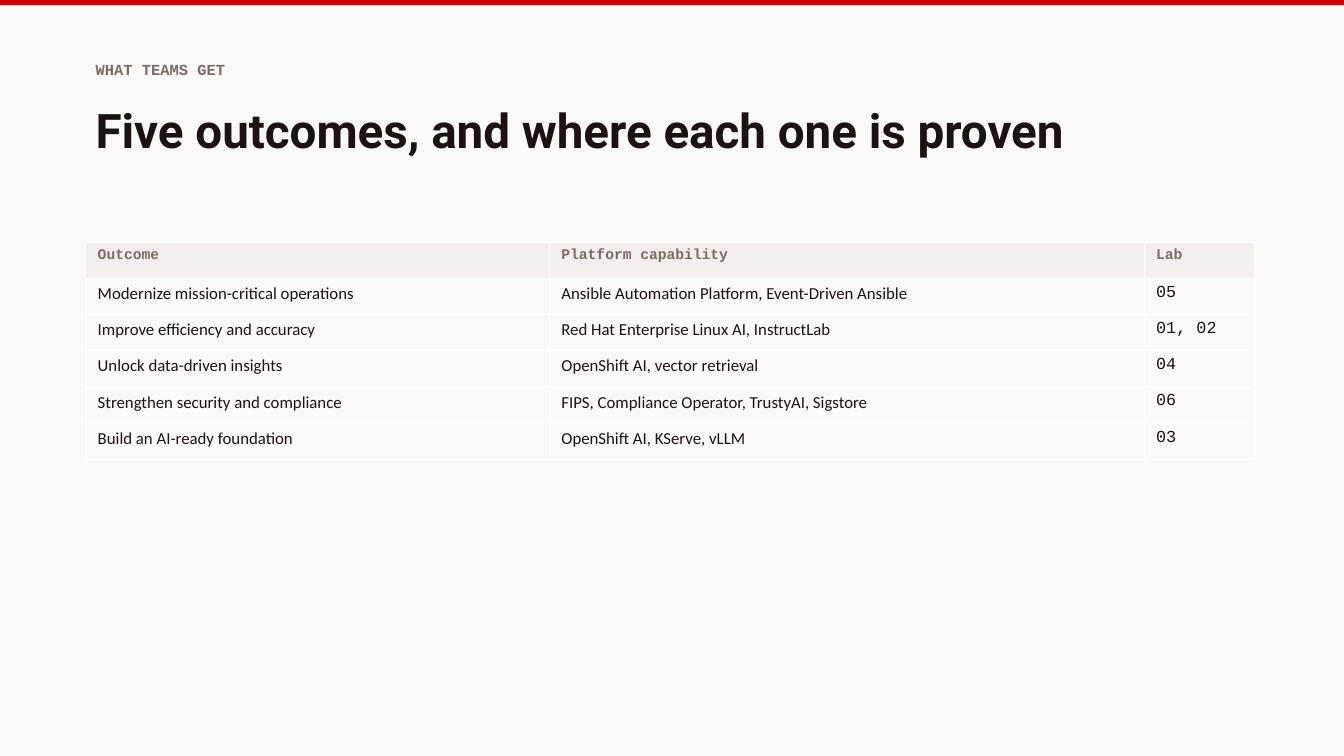
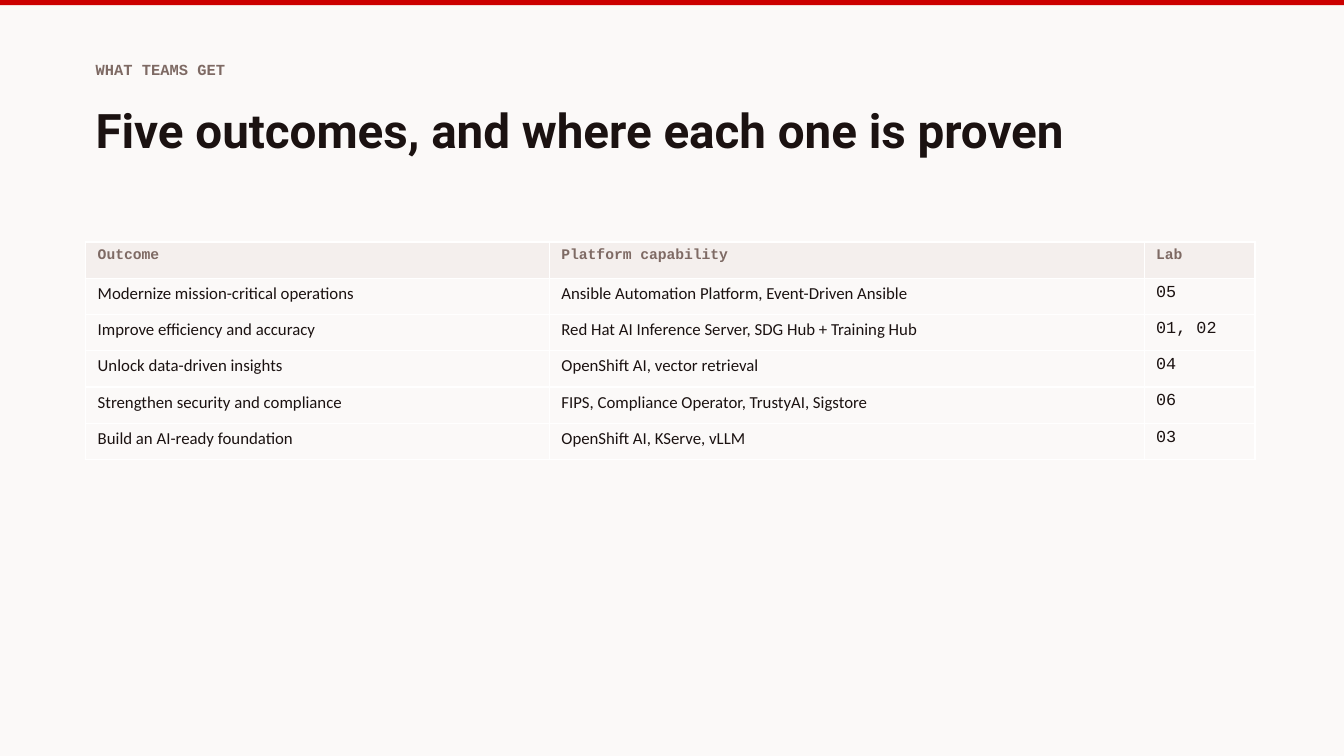
Before and after one commit to nommsweyMX/redhat-ai-tax-labs, a slide deck: slide 4 of slides/exports/redhat-ai-tax-administration.pptx. Drawn at 1344x756 pixels with LibreOffice and Linux fonts; fonts in the diff are those of the drawing. Boxes give left, top, right and bottom in pixels: in the first picture for what was removed or moved away, otherwise in the second. Text is boxed around its words. In the diff, an @@ line names an element or a change of style, - is before the commit and + after.

```diff
--- a/slides/exports/redhat-ai-tax-administration.pptx
+++ b/slides/exports/redhat-ai-tax-administration.pptx
@@ table at <box>86,242,1255,460</box> @@
-row 3, column 2: Red Hat Enterprise Linux AI, InstructLab
+row 3, column 2: Red Hat AI Inference Server, SDG Hub + Training Hub
```
Also in this commit, not shown: 6 other slides changed, 7 other files.
